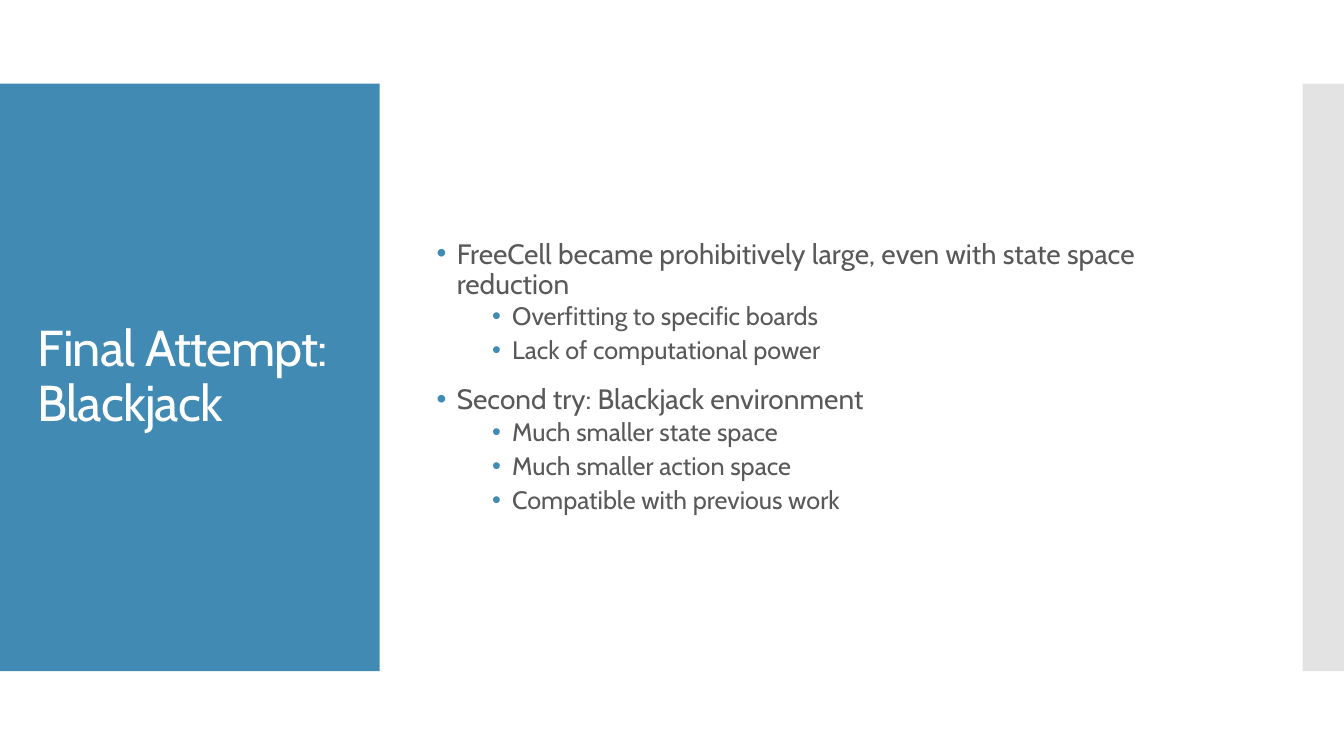
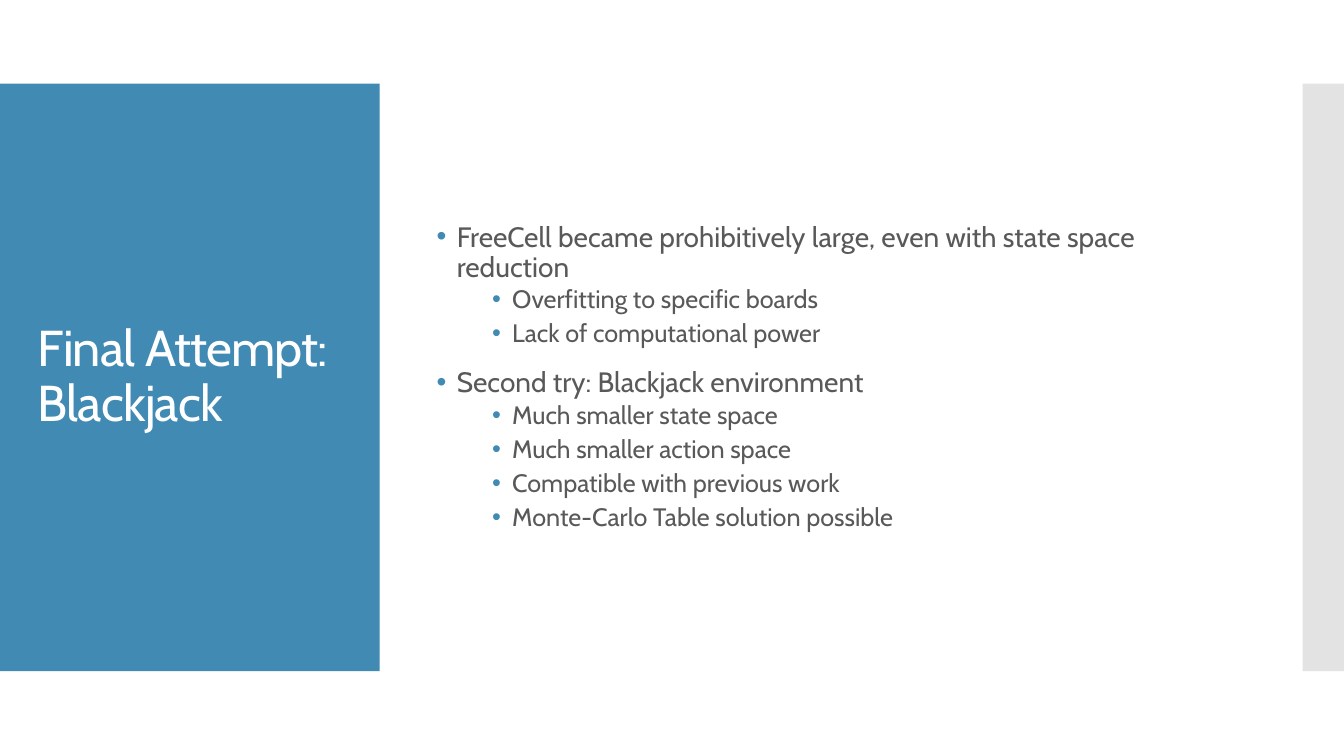
Before and after one commit to dshirle7/capstone2, a slide deck: slide 7 of Capstone 2.pptx. Drawn at 1344x756 pixels with LibreOffice and Linux fonts; fonts in the diff are those of the drawing. Boxes give left, top, right and bottom in pixels: in the first picture for what was removed or moved away, otherwise in the second. Text is boxed around its words. In the diff, an @@ line names an element or a change of style, - is before the commit and + after.

```diff
--- a/Capstone 2.pptx
+++ b/Capstone 2.pptx
@@ text at [512, 507, 893, 532]: paragraph added @@
+  • Monte-Carlo Table solution possible
```
Also in this commit, not shown: 3 other files.
